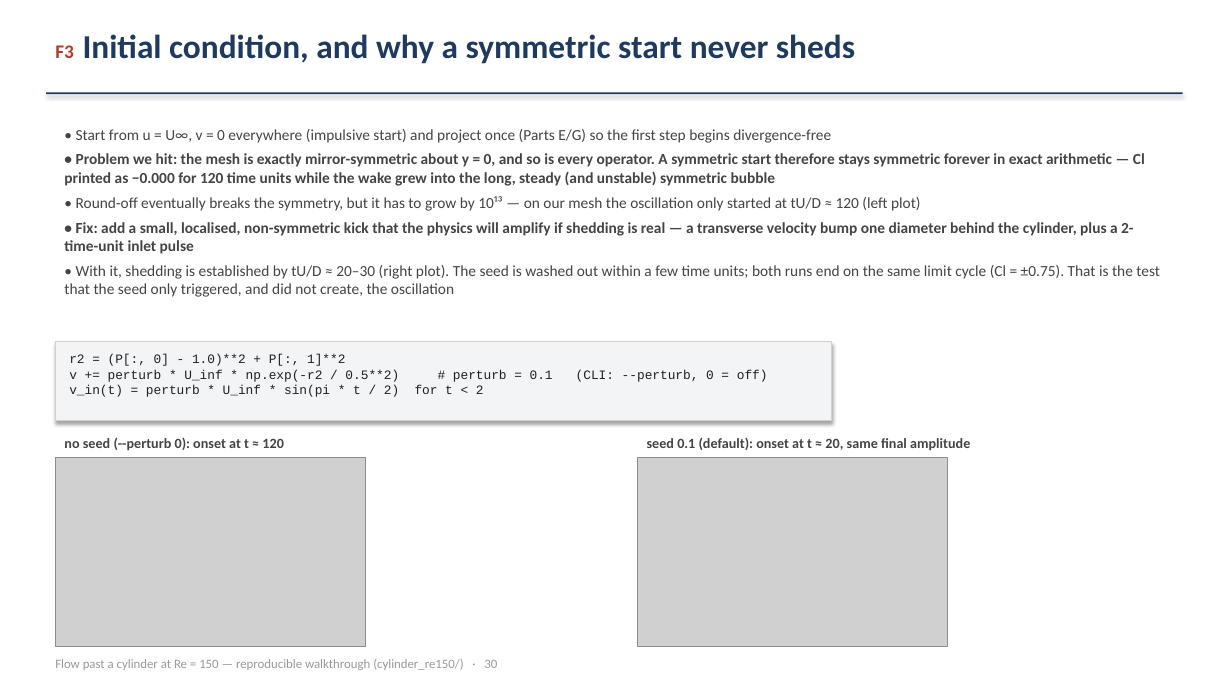
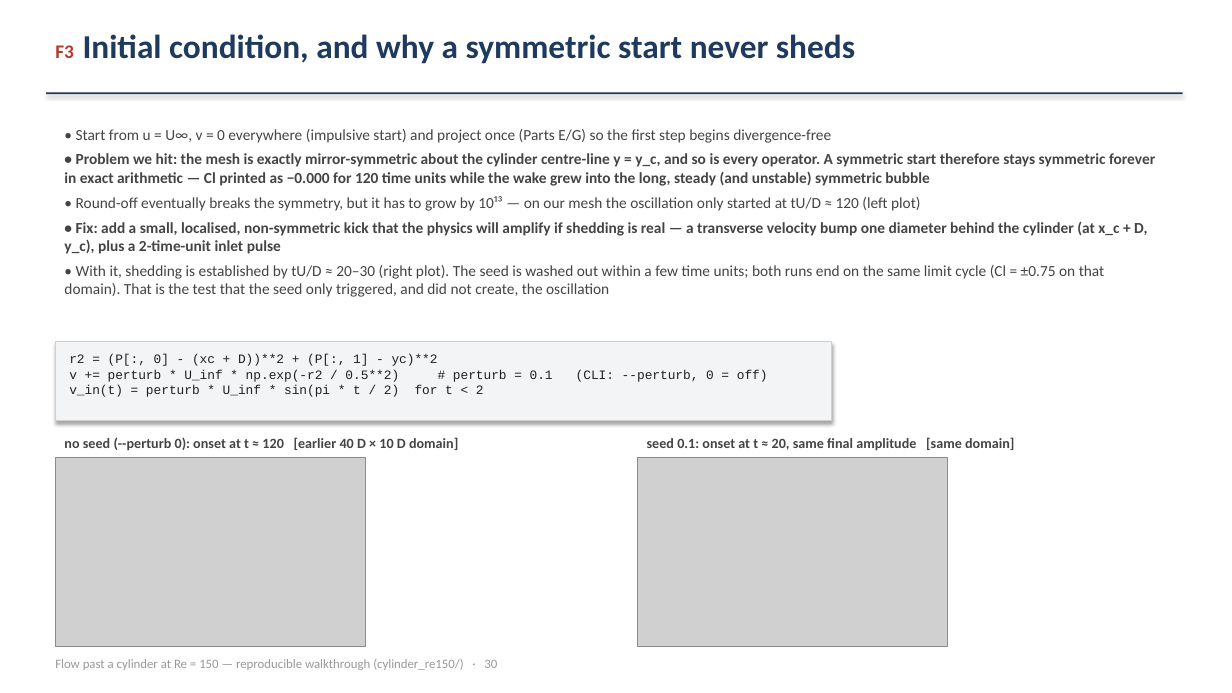
Before and after one commit to ichanwaheng/LES_working, a slide deck: slide 30 of cylinder_re150/demo/ns_staggered_tutorial.pptx. Drawn at 1232x693 pixels with LibreOffice and Linux fonts; fonts in the diff are those of the drawing; grey boxes stand for pictures. Boxes give left, top, right and bottom in pixels: in the first picture for what was removed or moved away, otherwise in the second. Text is boxed around its words. In the diff, an @@ line names an element or a change of style, - is before the commit and + after.

```diff
--- a/cylinder_re150/demo/ns_staggered_tutorial.pptx
+++ b/cylinder_re150/demo/ns_staggered_tutorial.pptx
@@ text at [64, 153, 1155, 186]: text changed @@
-• Problem we hit: the mesh is exactly mirror-symmetric about y = 0, and so is every operator. A symmetric start therefore stays symmetric forever in exact arithmetic — Cl printed as −0.000 for 120 time units while the wake grew into the long, steady (and unstable) symmetric bubble
+• Problem we hit: the mesh is exactly mirror-symmetric about the cylinder centre-line y = y_c, and so is every operator. A symmetric start therefore stays symmetric forever in exact arithmetic — Cl printed as −0.000 for 120 time units while the wake grew into the long, steady (and unstable) symmetric bubble
@@ text at [64, 222, 1147, 297]: text changed @@
-• Fix: add a small, localised, non-symmetric kick that the physics will amplify if shedding is real — a transverse velocity bump one diameter behind the cylinder, plus a 2-time-unit inlet pulse
-• With it, shedding is established by tU/D ≈ 20–30 (right plot). The seed is washed out within a few time units; both runs end on the same limit cycle (Cl = ±0.75). That is the test that the seed only triggered, and did not create, the oscillation
+• Fix: add a small, localised, non-symmetric kick that the physics will amplify if shedding is real — a transverse velocity bump one diameter behind the cylinder (at x_c + D, y_c), plus a 2-time-unit inlet pulse
+• With it, shedding is established by tU/D ≈ 20–30 (right plot). The seed is washed out within a few time units; both runs end on the same limit cycle (Cl = ±0.75 on that domain). That is the test that the seed only triggered, and did not create, the oscillation
@@ text in rectangle at [69, 354, 438, 366]: text changed @@
-r2 = (P[:, 0] - 1.0)**2 + P[:, 1]**2
+r2 = (P[:, 0] - (xc + D))**2 + (P[:, 1] - yc)**2
@@ text at [64, 437, 458, 451]: text changed @@
-no seed (--perturb 0): onset at t ≈ 120
+no seed (--perturb 0): onset at t ≈ 120 [earlier 40 D × 10 D domain]
@@ text at [647, 437, 1014, 451]: text changed @@
-seed 0.1 (default): onset at t ≈ 20, same final amplitude
+seed 0.1: onset at t ≈ 20, same final amplitude [same domain]
```
Also in this commit, not shown: 23 other slides changed, 10 other files.
